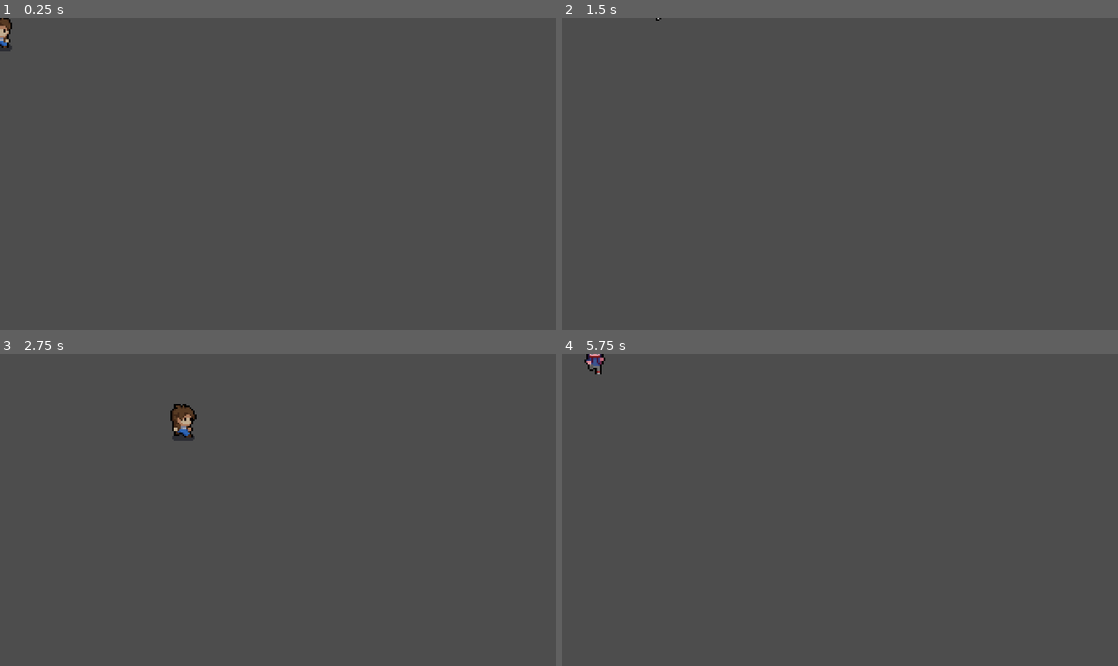
Above: before the commit, frames 1-4 (two rows, left to right).
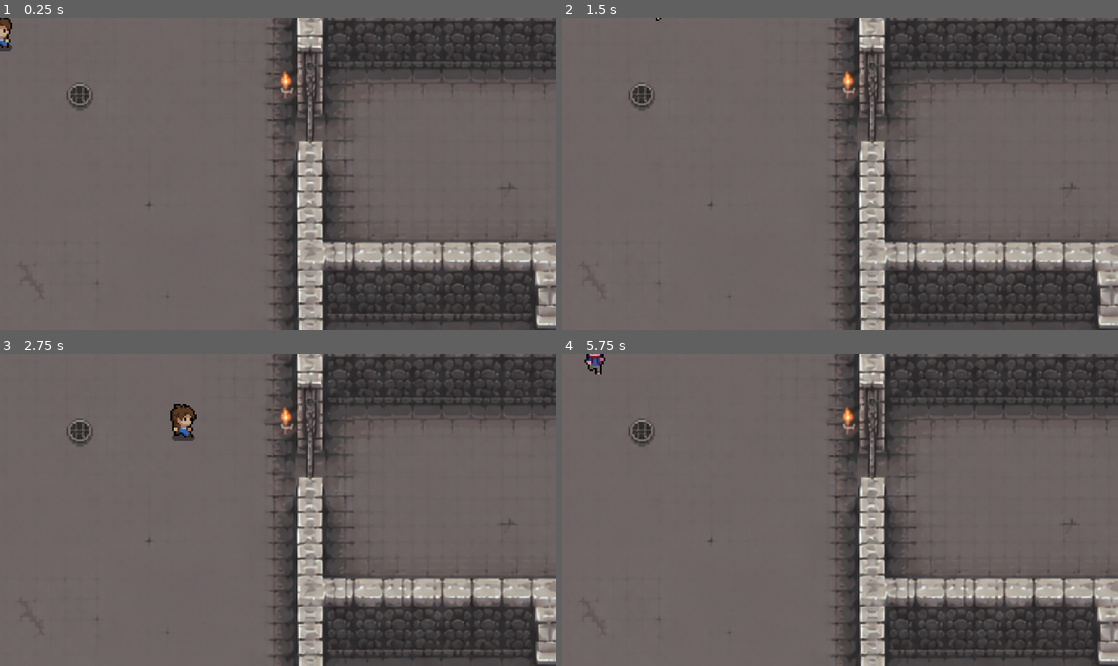
Above: after the commit, the same moments.

Repository: GLHFranco322/ChailOnMyMind
Game: Godot game, scene res://Scenes/main.tscn
Same seed, same stepped clock (60 frames per second), same inputs: the game is played once before the commit and once after it. This scene is started directly instead of the project's main scene.
Inputs:
- Up to frame 1 (0.25 s): no input
- Up to frame 2 (1.5 s): hold Right (Walk_right) 0.53-1.28 s; tap Space (Jump) at 0.77 s; hold Down (Walk_down) from 1.28 s (still down)
- Up to frame 3 (2.75 s): tap Space (Jump) at 1.52 s; release Down (Walk_down) at 2.03 s; hold Right (Walk_right) from 2.03 s (still down)
- Up to frame 4 (5.75 s): release Right (Walk_right) at 2.78 s; hold Up (Walk_up) 2.78-3.53 s; tap Space (Jump) at 3.02, 3.77, 4.52, 5 s; hold Left (Walk_left) 3.53-5.03 s; tap Enter at 4.25 s; hold Down (Walk_down) from 5.03 s (still down)

The runs differ from the first frame. In frame 1, 81% of the frame differs, in the area x 0-100%, y 0-100%; in frame 2, 81%; in frame 3, 81%; in frame 4, 81%.

Commit message:
config map2

Diff:
--- a/Scenes/main.tscn
+++ b/Scenes/main.tscn
@@ -1,7 +1,11 @@
 [gd_scene format=3 uid="uid://dkwcrs3xnwg7o"]
 
 [ext_resource type="PackedScene" uid="uid://bhrf0y5syfgyj" path="res://Scenes/jugador.tscn" id="1_jjgbg"]
+[ext_resource type="PackedScene" uid="uid://dt5vl0vkc73gb" path="res://mapa.tscn" id="2_bo1nx"]
 
 [node name="Main" type="Node2D" unique_id=39525502]
 
 [node name="Jugador" parent="." unique_id=1547580877 instance=ExtResource("1_jjgbg")]
+z_index = 1
+
+[node name="Mapa" parent="." unique_id=1682887945 instance=ExtResource("2_bo1nx")]
